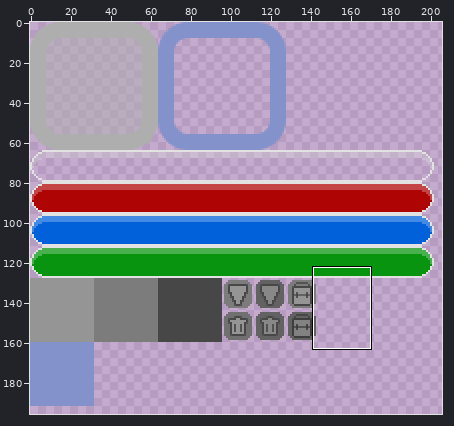
Sprite sheet: Images/UI.png. Above, an overview of the earlier version with the close-up marked.
Close-up. The starting point:
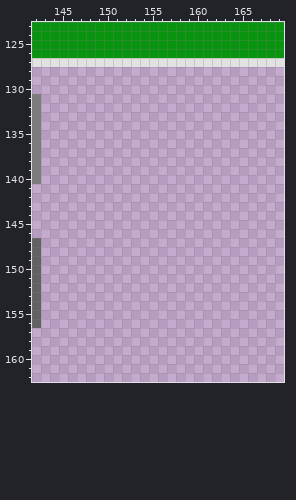
The file is 256x256 pixels. Pixels under 10% opacity are left out. Colours within 5 levels of each other are drawn and written as one. Shown: x 142..169, y 123..162. The wide view leaves out empty margins.
The same view after the edit:
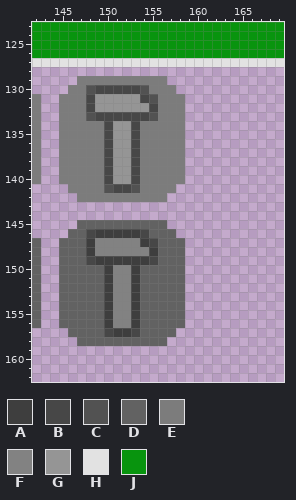
Palette (. is transparent): A #3e3e3e  B #474747  C #525252  D #626262  E #7c7c7c  F #828282  G #959595  H #e2e2e2  J #08940e
The exact change:
The author put colour A in row 146 at x 149 to 153; in row 147 at x 148 and 154; in row 148 at x 148 and 155; in row 149 at x 149 to 154; in rows 150 to 156 at x 150 and 153; in row 157 at x 151 to 152.
The author put colour B in row 130 at x 149 to 153; in row 131 at x 148 and 154; in row 132 at x 148 and 155; in row 133 at x 149 to 154; in rows 134 to 140 at x 150 and 153; in row 141 at x 151 to 152.
The author put colour B in row 146 at x 148 and 154; in row 147 at x 155; in row 149 at x 148 and 155; in row 157 at x 150 and 153.
The author put colour C in row 130 at x 148 and 154; in row 131 at x 155; in row 133 at x 148 and 155; in row 141 at x 150 and 153.
The author put colour D in row 145 at x 147 to 156; in row 146 at x 146 to 147 and 155 to 157; in rows 147 to 149 at x 145 to 147 and 156 to 158; in rows 150 to 156 at x 145 to 149 and 154 to 158; in row 157 at x 146 to 149 and 154 to 157; in row 158 at x 147 to 156.
The author put colour E in row 129 at x 147 to 156; in row 130 at x 146 to 147 and 155 to 157; in rows 131 to 133 at x 145 to 147 and 156 to 158; in rows 134 to 140 at x 145 to 149 and 154 to 158; in row 141 at x 146 to 149 and 154 to 157; in row 142 at x 147 to 156.
The author put colour F in row 147 at x 149 to 153; in row 148 at x 149 to 154; in rows 150 to 156 at x 151 to 152.
The author put colour G in row 131 at x 149 to 153; in row 132 at x 149 to 154; in rows 134 to 140 at x 151 to 152.
